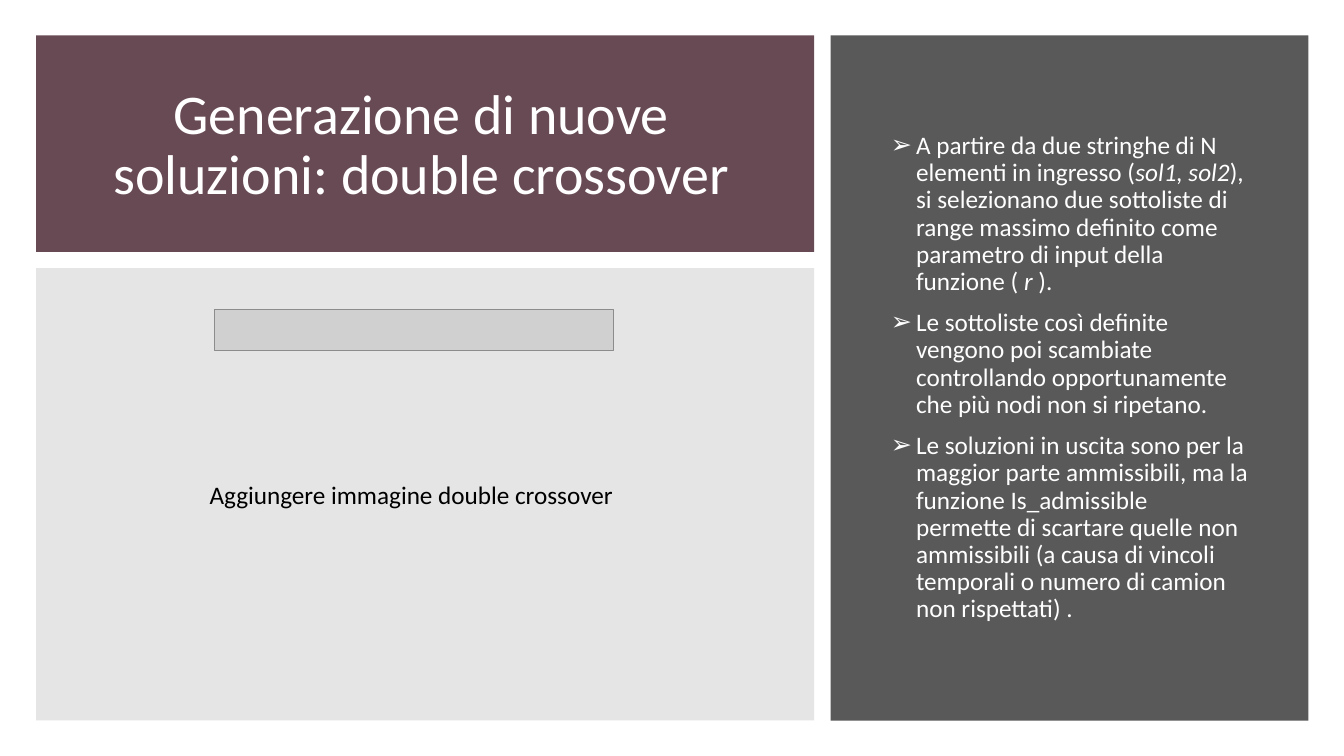
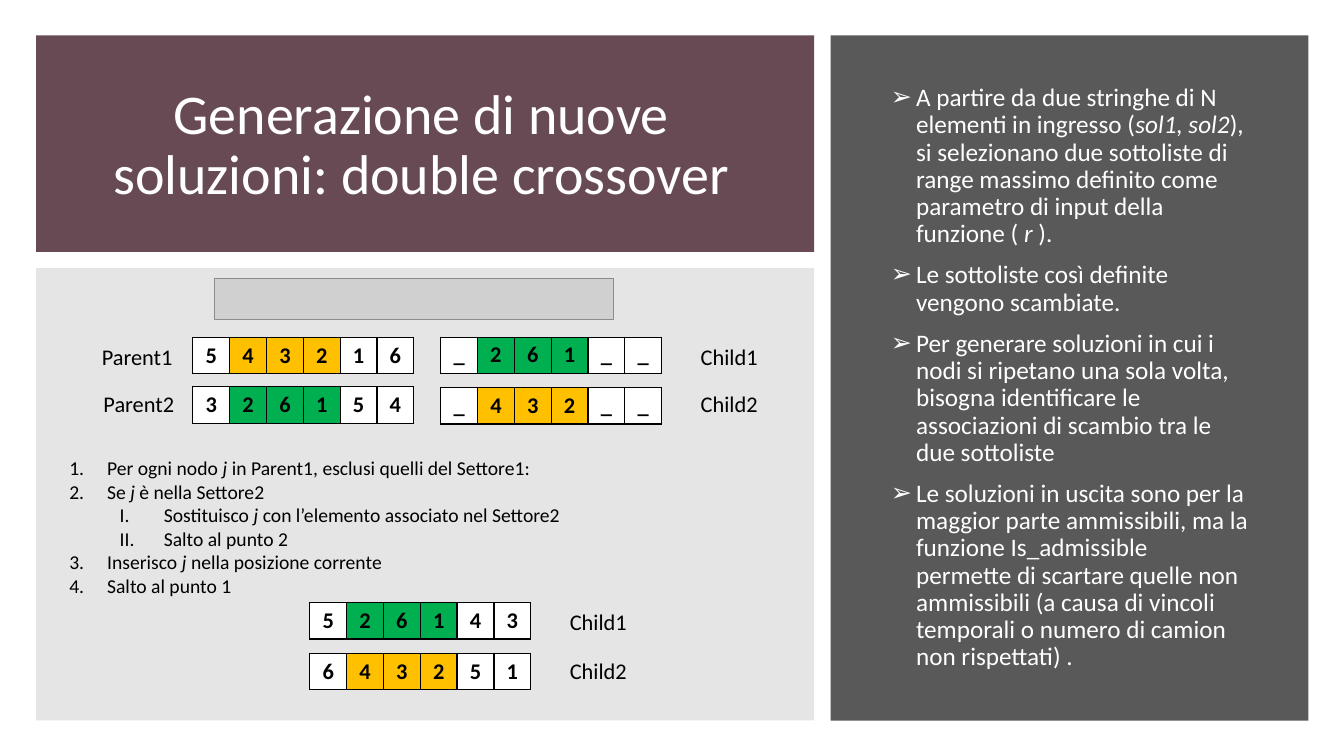
Before and after one commit to gdr-98/Greedy-heuristics-and-genetic-algorithm-for-a-CVRPTW-problem-resolution-, a slide deck: slide 22 of Power_point_nik.pptx. Drawn at 1344x756 pixels with LibreOffice and Linux fonts; fonts in the diff are those of the drawing; grey boxes stand for pictures. Boxes give left, top, right and bottom in pixels: in the first picture for what was removed or moved away, otherwise in the second. Text is boxed around its words. In the diff, an @@ line names an element or a change of style, - is before the commit and + after.

```diff
--- a/Power_point_nik.pptx
+++ b/Power_point_nik.pptx
@@ text at (916, 265, 1229, 461): text changed @@
-➢ Le sottoliste così definite vengono poi scambiate controllando opportunamente che più nodi non si ripetano.
+➢ Le sottoliste così definite vengono scambiate.
+➢ Per generare soluzioni in cui i nodi si ripetano una sola volta, bisogna identificare le associazioni di scambio tra le due sottoliste
@@ picture: place and size @@
-picture at (215, 310, 614, 351)
+picture at (215, 278, 614, 320)
@@ text added at (102, 350, 173, 365), 16 pt, text #000000 @@
+Parent1
@@ table added at (193, 338, 416, 374), 1 rows, 6 columns @@
+5 | 4 | 3 | 2 | 1 | 6
@@ table added at (441, 338, 663, 374), 1 rows, 6 columns @@
+_ | 2 | 6 | 1 | _ | _
@@ text added at (701, 349, 758, 365), 16 pt, text #000000 @@
+Child1
@@ table added at (193, 387, 416, 423), 1 rows, 6 columns @@
+3 | 2 | 6 | 1 | 5 | 4
@@ table added at (441, 388, 664, 424), 1 rows, 6 columns @@
+_ | 4 | 3 | 2 | _ | _
@@ text added at (103, 397, 174, 412), 16 pt, text #000000 @@
+Parent2
@@ text added at (701, 396, 758, 412), 16 pt, text #000000 @@
+Child2
@@ text added at (107, 461, 560, 596), 14 pt, text #000000 @@
+1. Per ogni nodo j in Parent1, esclusi quelli del Settore1:
+2. Se j è nella Settore2
+  I. Sostituisco j con l’elemento associato nel Settore2
+  II. Salto al punto 2
+3. Inserisco j nella posizione corrente
+4. Salto al punto 1
@@ text removed at (210, 486, 613, 509) @@
-Aggiungere immagine double crossover
@@ table added at (310, 603, 532, 639), 1 rows, 6 columns @@
+5 | 2 | 6 | 1 | 4 | 3
@@ text added at (570, 614, 627, 630), 16 pt, text #000000 @@
+Child1
@@ table added at (310, 653, 533, 690), 1 rows, 6 columns @@
+6 | 4 | 3 | 2 | 5 | 1
@@ text added at (570, 663, 627, 679), 16 pt, text #000000 @@
+Child2
```
Also in this commit, not shown: 1 other slide changed.
